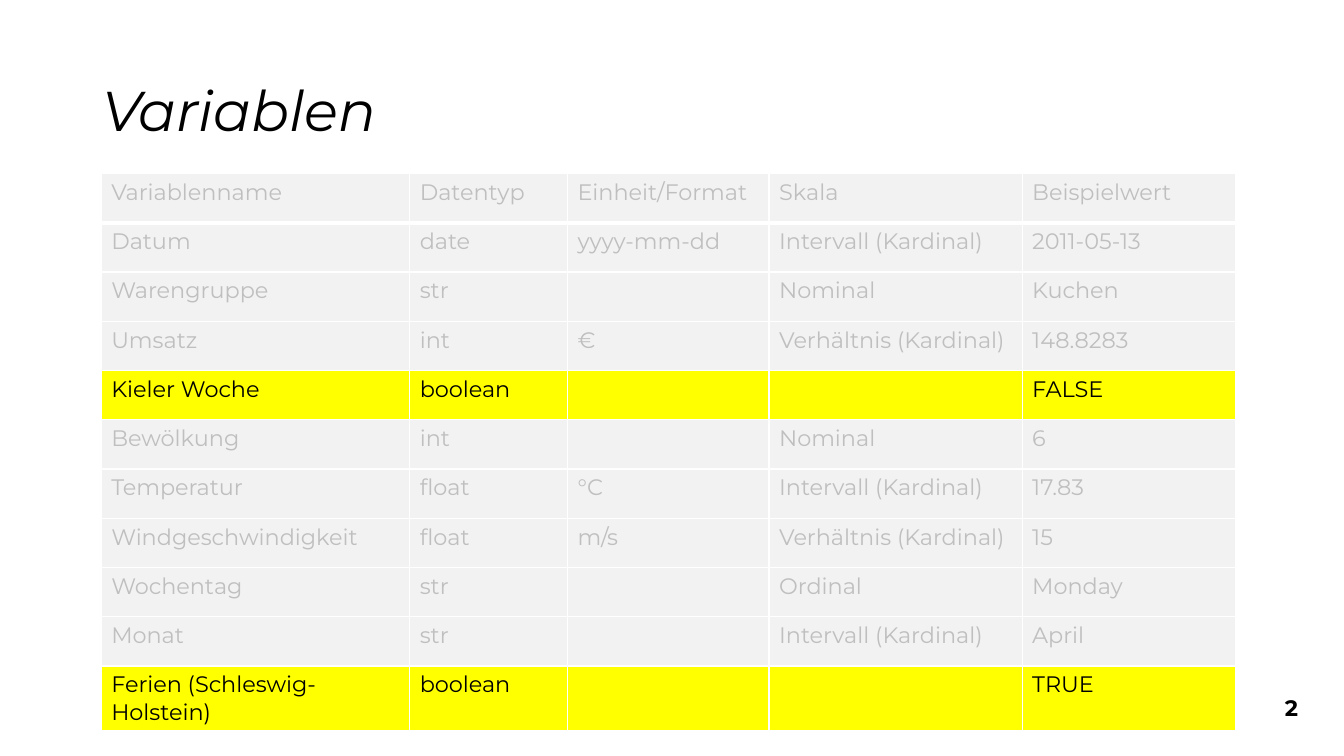
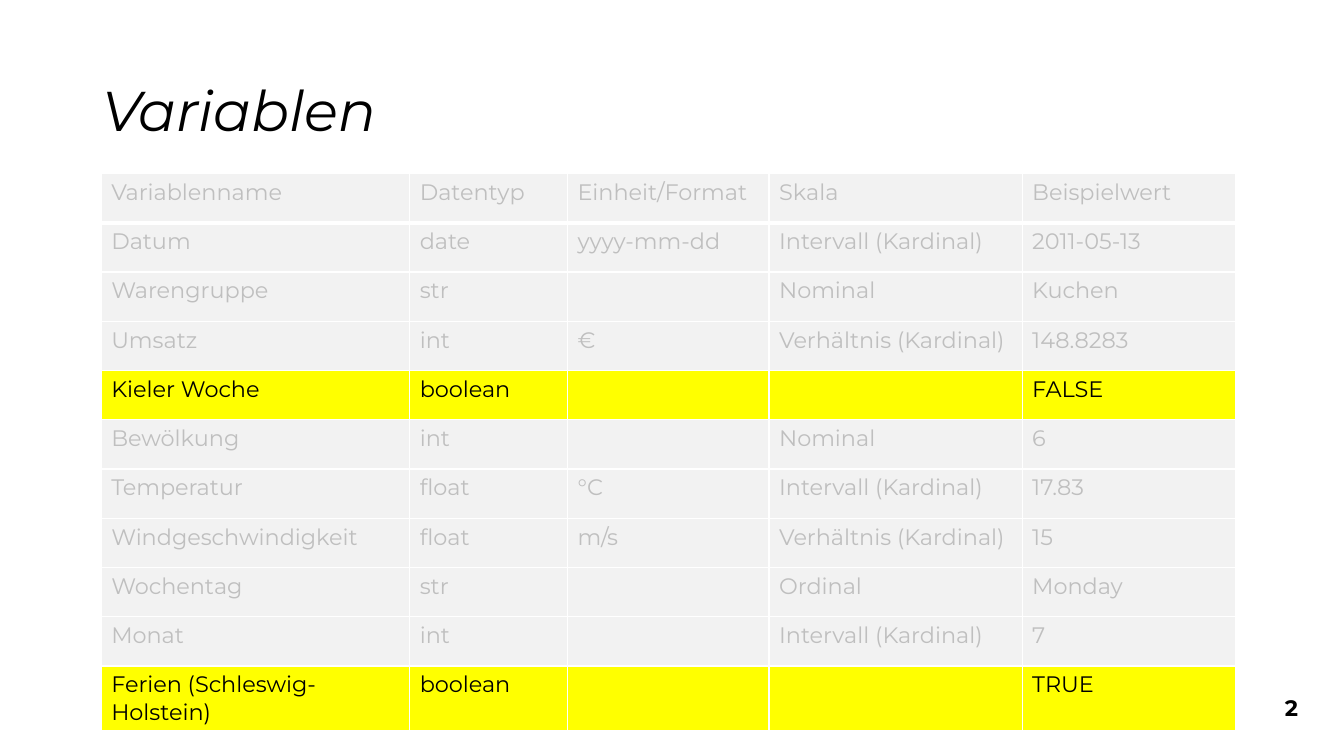
Before and after one commit to snw7/OC1-team-1, a slide deck: slide 3 of praesentation/abschluss-praesentation.pptx. Drawn at 1344x756 pixels with LibreOffice and Linux fonts; fonts in the diff are those of the drawing. Boxes give left, top, right and bottom in pixels: in the first picture for what was removed or moved away, otherwise in the second. Text is boxed around its words. In the diff, an @@ line names an element or a change of style, - is before the commit and + after.

```diff
--- a/praesentation/abschluss-praesentation.pptx
+++ b/praesentation/abschluss-praesentation.pptx
@@ table at (x1=101, y1=173, x2=1236, y2=730) @@
-row 10, column 2: str
+row 10, column 2: int
-row 10, column 5: April
+row 10, column 5: 7
```
Also in this commit, not shown: 2 other slides changed, 1 other file.
